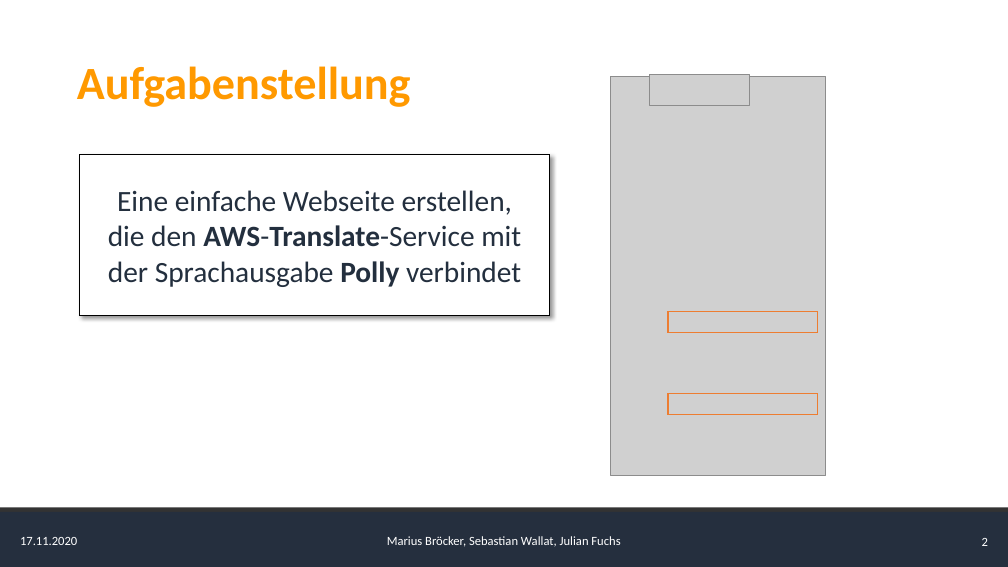
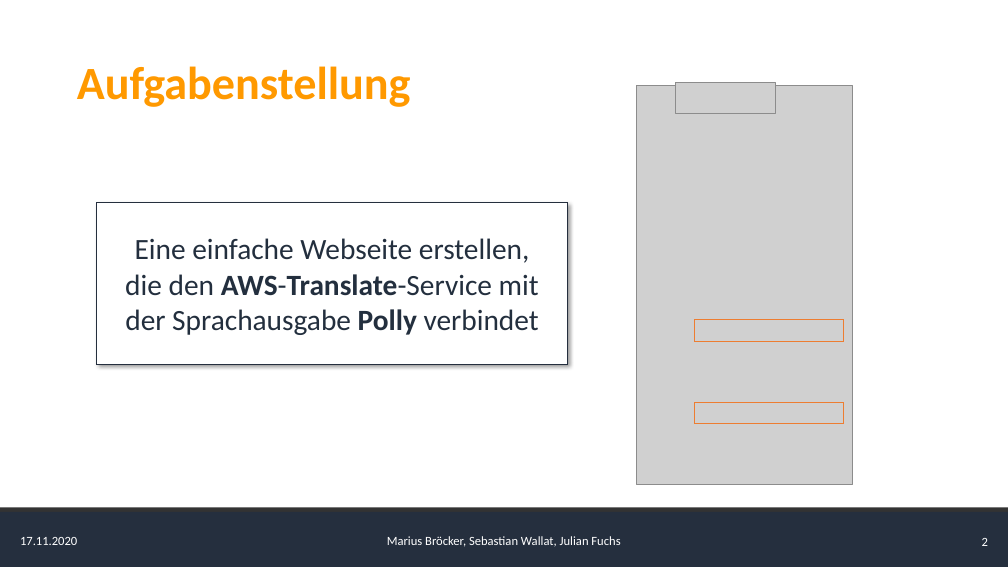
Before and after one commit to AlgorithmicEntropy/AWS_Translate_Polly, a slide deck: slide 2 of presentation/Presentation.pptx. Drawn at 1008x567 pixels with LibreOffice and Linux fonts; fonts in the diff are those of the drawing; grey boxes stand for pictures. Boxes give left, top, right and bottom in pixels: in the first picture for what was removed or moved away, otherwise in the second. Text is boxed around its words. In the diff, an @@ line names an element or a change of style, - is before the commit and + after.

```diff
--- a/presentation/Presentation.pptx
+++ b/presentation/Presentation.pptx
@@ text "Eine einfache Webseite erstellen, die ...": place and size @@
-text "Eine einfache Webseite erstellen, die ..." at (79, 154, 550, 316)
+text "Eine einfache Webseite erstellen, die ..." at (97, 203, 567, 364)
@@ text "Eine einfache Webseite erstellen, die ..." at (97, 203, 567, 364): outline #000000 0.75 pt to #252F3E 0.75 pt @@
@@ 2 pictures, 2 rectangles: place and size @@
-2 pictures, 2 rectangles at (611, 74, 827, 476)
+2 pictures, 2 rectangles at (637, 82, 852, 485)
```
Also in this commit, not shown: 3 other slides changed.
